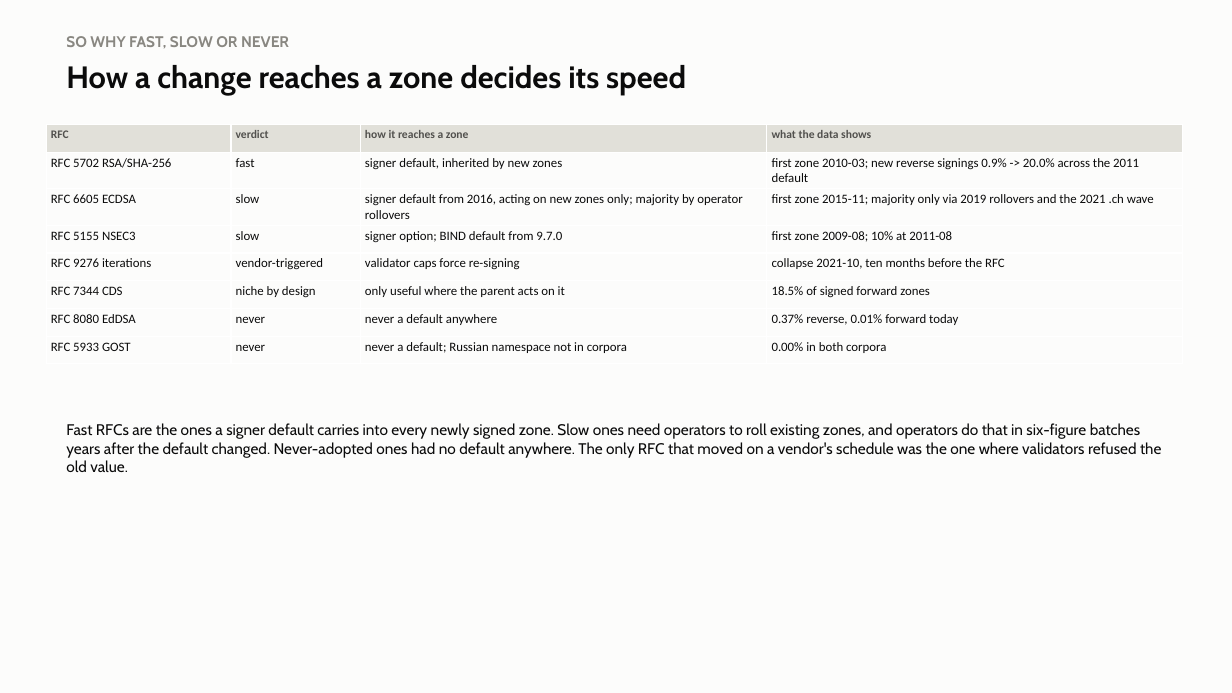
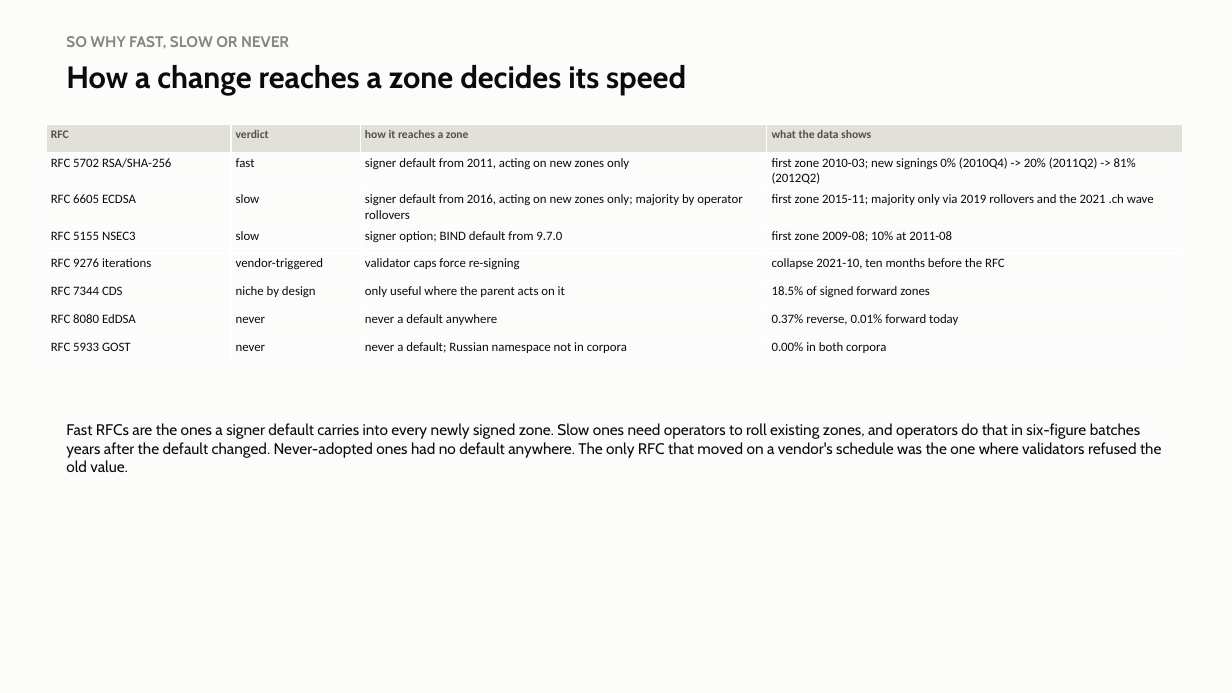
Before and after one commit to j776w781/rfc_adoption, a slide deck: slide 8 of out/analysis/dnssec_software_summary.pptx. Drawn at 1232x693 pixels with LibreOffice and Linux fonts; fonts in the diff are those of the drawing. Boxes give left, top, right and bottom in pixels: in the first picture for what was removed or moved away, otherwise in the second. Text is boxed around its words. In the diff, an @@ line names an element or a change of style, - is before the commit and + after.

```diff
--- a/out/analysis/dnssec_software_summary.pptx
+++ b/out/analysis/dnssec_software_summary.pptx
@@ table at [46, 125, 1183, 357] @@
-row 2, column 3: signer default, inherited by new zones
+row 2, column 3: signer default from 2011, acting on new zones only
-row 2, column 4: first zone 2010-03; new reverse signings 0.9% -> 20.0% across the 2011 default
+row 2, column 4: first zone 2010-03; new signings 0% (2010Q4) -> 20% (2011Q2) -> 81% (2012Q2)
```
Also in this commit, not shown: 5 other slides changed, 8 other files.
